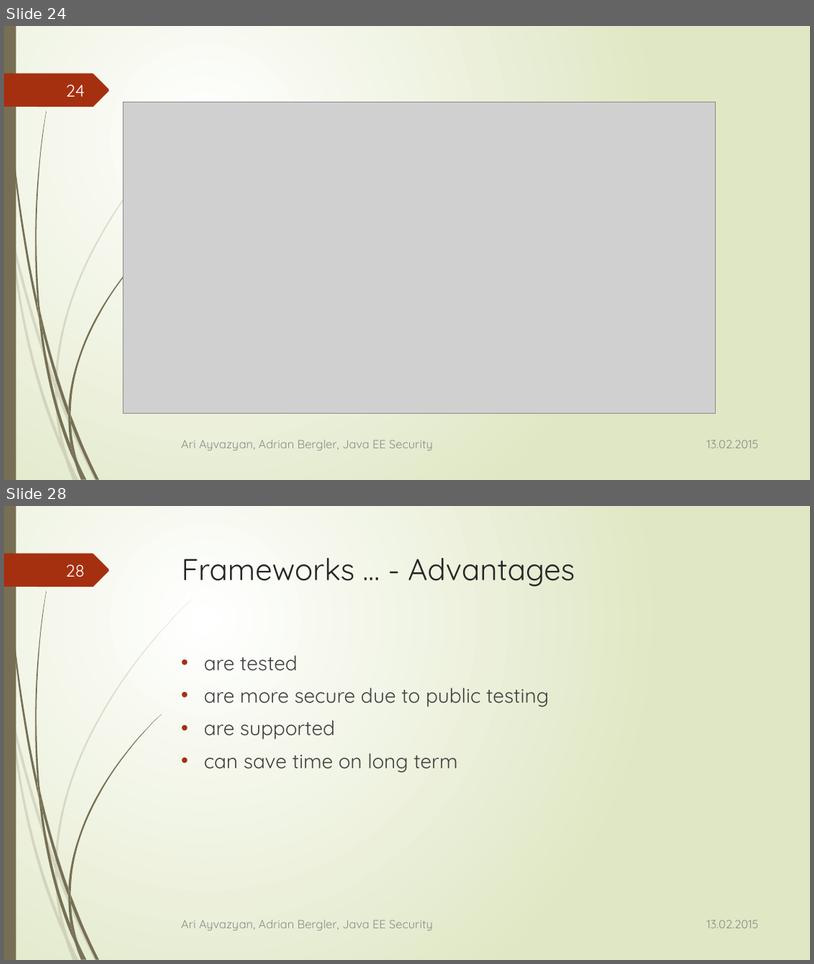
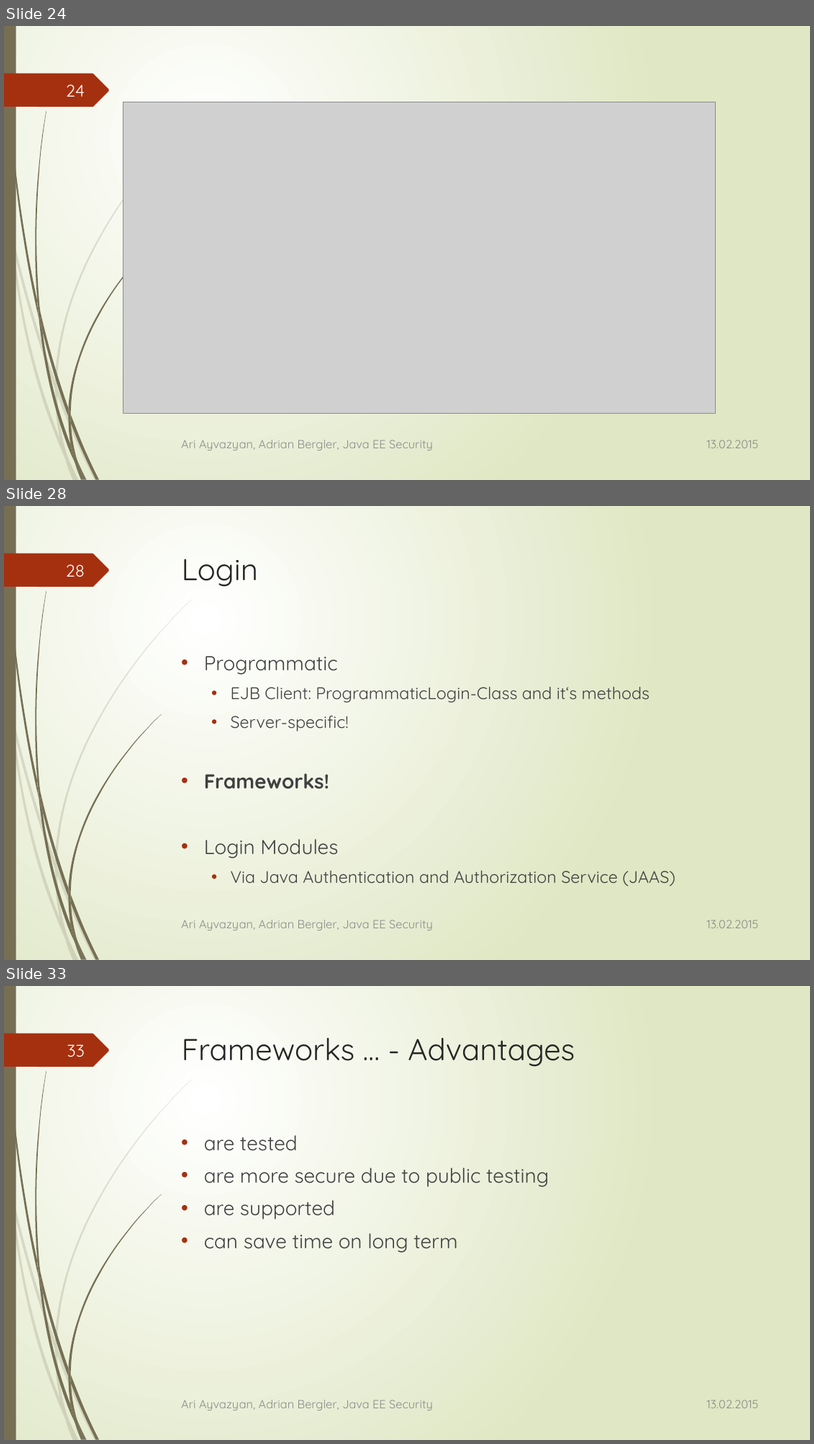
Before and after one commit to aayvazyan-tgm/JavaEESecurityExample, a slide deck: doc/Java EE - Security.pptx. Shown one above the other, each under a label of ours: slides 24 and 28 before the commit, slides 24, 28 and 33 after it; the slides between them are not shown. The pictures are 814x964 and 814x1444 pixels, drawn with LibreOffice and Linux fonts; fonts in the diff are those of the drawing; grey boxes stand for pictures. Boxes give left, top, right and bottom in pixels: in the first picture for what was removed or moved away, otherwise in the second. Text is boxed around its words. In the diff, an @@ line names an element or a change of style, - is before the commit and + after.

```diff
--- a/doc/Java EE - Security.pptx
+++ b/doc/Java EE - Security.pptx
@@ slide 28 added at box(4, 506, 810, 960), background gradient #FFFFFF to #DFE8C4; not listed: 24 template elements that a slide beside it also shows @@
@@ page number added at box(66, 564, 85, 577), 20 pt, text #FEFFFF @@
+28
@@ title added at box(182, 559, 259, 587), 36 pt, text #262626 @@
+Login
@@ text added at box(204, 656, 676, 886), 20 pt, text #404040 @@
+• Programmatic
+  • EJB Client: ProgrammaticLogin-Class and it‘s methods
+  • Server-specific!
+• Frameworks!
+• Login Modules
+  • Via Java Authentication and Authorization Service (JAAS)
@@ text added at box(181, 919, 433, 930), 14 pt, text #8C8C8C @@
+Ari Ayvazyan, Adrian Bergler, Java EE Security
@@ text added at box(707, 919, 759, 928), 14 pt, text #8C8C8C @@
+13.02.2015
@@ what was slide 28 is now slide 33 @@
@@ page number at box(67, 1044, 85, 1057): text changed @@
-28
+33
```
Also in this commit, not shown: 8 slides changed, 4 other slides added.
